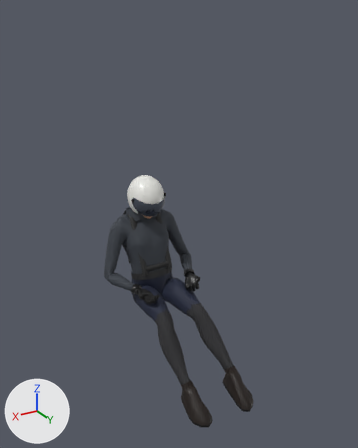
Before and after pictures for a commit that changed the Blender file assets/source/pilot.blend.
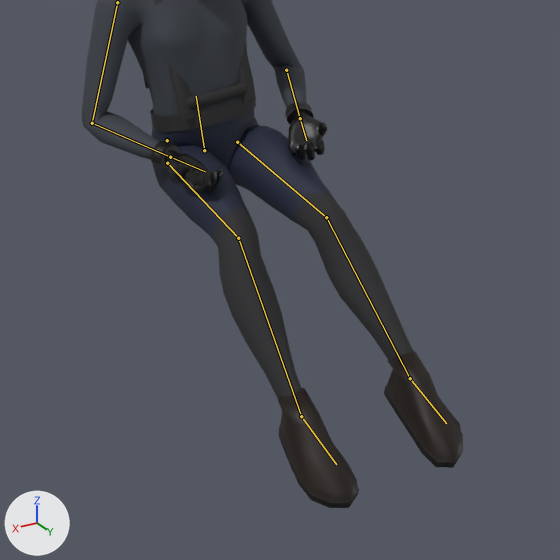
Old and new are each drawn whole from a 50 mm camera at (1.42, 3.06, 0.03) aimed at (-0.01, 0.68, -1.16) and again close up on the part from 20% to 81% of the width and 51% to 100% of the height. Every picture has the same lights, and +X, +Y and +Z are marked at lower left. The older version's two pictures come first. Both versions are drawn at frame 1 of the action 'sit'; the numbers are the values there. The bones that change, and the others that lie on the model, are drawn over the model as lines in the close-ups.

The first close-up shows 'PilotBody'.
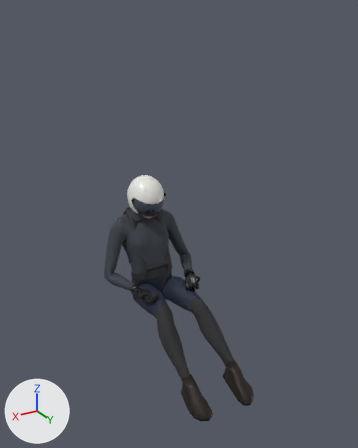
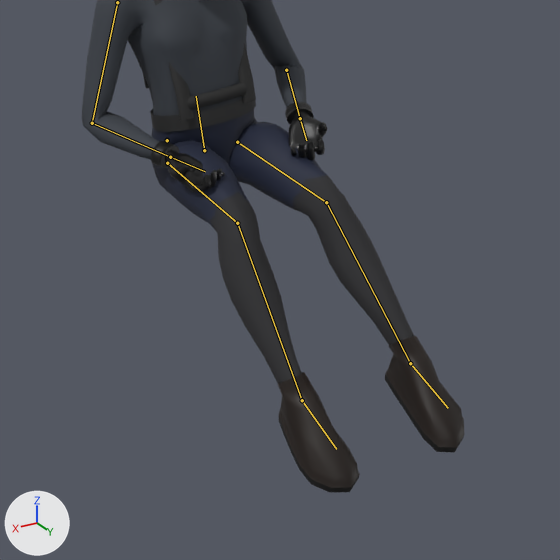
The change in detail:
Bone 'Thigh.L' (bone_thigh_l) turns from (68, -3, -5) to (74, -3, -5) degrees about its own x, y and z.
Bone 'Shin.L' (bone_shin_l) turns from (-30, 3, -1) to (-35, 3, -2) degrees about its own x, y and z.
Bone 'Thigh.R' (bone_thigh_r) turns from (72, 3, 5) to (77, 3, 5) degrees about its own x, y and z.
Bone 'Shin.R' (bone_shin_r) turns from (-37, -3, 2) to (-42, -3, 2) degrees about its own x, y and z.

Where the change shows, as pixel boxes (x1, y1, x2, y2) in the close-ups (560 x 560 px):
'PilotBody', posed: before (82, 0, 463, 508); after (82, 0, 465, 492)
bone 'Thigh.L', root to tip: before (237, 142) to (326, 217); after (237, 142) to (326, 202)
bone 'Shin.L', root to tip: before (326, 217) to (410, 378); after (326, 202) to (410, 363)
bone 'Thigh.R', root to tip: before (167, 163) to (238, 238); after (167, 163) to (237, 223)
bone 'Shin.R', root to tip: before (238, 238) to (301, 416); after (237, 223) to (302, 400)
